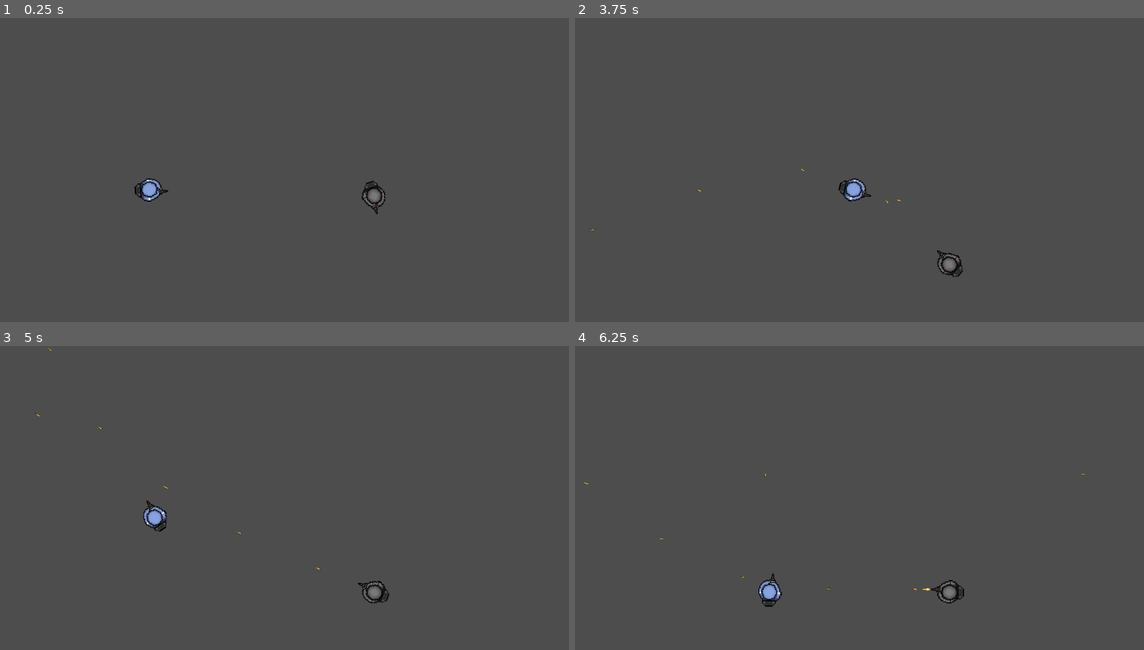
Above: before the commit, frames 1-4 (two rows, left to right).
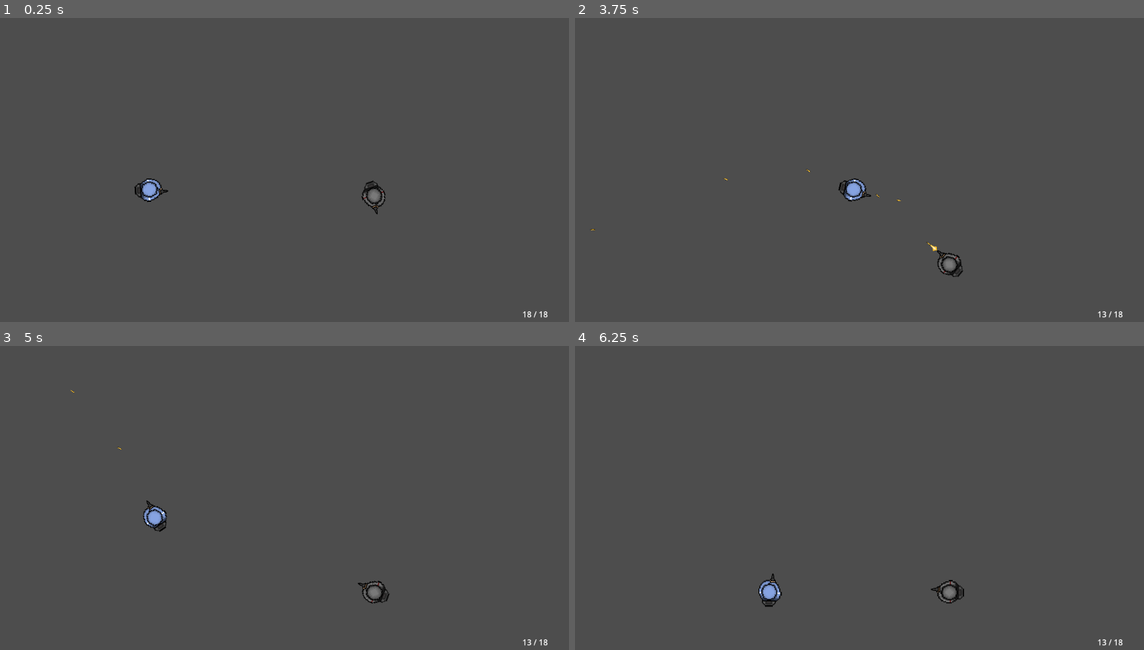
Above: after the commit, the same moments.

Repository: babeszino/Counterfeit
Game: Godot game, scene res://scenes and scripts/main.tscn
Two runs of this game, one before a commit and one after it. Both use one fixed random seed, a clock stepped at 60 frames per second and the inputs below.
Inputs (mouse positions are in pixels of both pictures, inside the frame that each line leads up to):
- Up to frame 1 (0.25 s): no input
- Up to frame 2 (3.75 s): move the mouse to (984, 163) at 0.52 s; hold D (right) 0.53-1.28 s; click (984, 163) at 0.6 s; move the mouse to (745, 194) at 1.27 s; hold S (down) 1.28-2.03 s; click (745, 194) at 1.35 s; move the mouse to (916, 109) at 2.02 s; hold D (right) 2.03-2.78 s; click (916, 109) at 2.1 s; move the mouse to (831, 242) at 2.77 s; hold W (up) 2.78-3.53 s; click (831, 242) at 2.85 s; move the mouse to (1035, 227) at 3.52 s; hold A (left) from 3.53 s (still down); click (1035, 227) at 3.6 s
- Up to frame 3 (5 s): keep holding A (left); tap R (reload, bound only after the commit) at 4.15 s; move the mouse to (113, 458) at 4.27 s; click (113, 458) at 4.35 s
- Up to frame 4 (6.25 s): move the mouse to (887, 507) at 5.02 s; release A (left) at 5.03 s; hold S (down) 5.03-5.78 s; click (887, 507) at 5.1 s; move the mouse to (774, 425) at 5.77 s; hold D (right) from 5.78 s (still down); click (774, 425) at 5.85 s

The runs differ from the first frame. In frame 1, less than 0.1% of the frame differs, in the area x 91-97%, y 96-99%; in frame 2, less than 0.1%, in the area x 21-97%, y 49-99%; in frame 3, less than 0.1%; in frame 4, less than 0.1%.

Commit message:
v1.0
-added reloading to the Player and the Enemy
-reloading the gun takes 2.5 seconds
-the gun now has 18 bullets
-added some UI to display the Player's current ammo / max ammo
-lowered the firing cooldown a little

Diff:
--- a/project.godot
+++ b/project.godot
@@ -42,6 +42,11 @@
 "events": [Object(InputEventMouseButton,"resource_local_to_scene":false,"resource_name":"","device":-1,"window_id":0,"a …(256 unchanged characters)…
 ]
 }
+reload={
+"deadzone": 0.5,
+"events": [Object(InputEventKey,"resource_local_to_scene":false,"resource_name":"","device":-1,"window_id":0,"alt_pressed":false,"shift_pressed":false,"ctrl_pressed":false,"meta_pressed":false,"pressed":false,"keycode":0,"physical_keycode":82,"key_label":0,"unicode":114,"location":0,"echo":false,"script":null)
+]
+}
 
 [rendering]
 
--- a/scenes and scripts/gun.gd
+++ b/scenes and scripts/gun.gd
@@ -8,22 +8,73 @@
 @onready var attack_cooldown = $AttackCooldown
 @onready var firing_effect = $FiringEffect
 @onready var firing_animation = $FiringAnimation
+@onready var reload_timer = $ReloadTimer
+
+var max_ammo : int = 18
+var current_ammo : int = 18
+var is_reloading : bool = false
 
 
-func shoot(target_direction: Vector2 = Vector2.ZERO):
-	if attack_cooldown.is_stopped():
-		var bullet_instance = Bullet.instantiate()
-		get_tree().current_scene.add_child(bullet_instance)
+func _ready() -> void:
+	current_ammo = max_ammo
 
-		bullet_instance.global_position = end_of_gun.global_position
 
-		if target_direction == Vector2.ZERO:
-			target_direction = (get_global_mouse_position() - bullet_instance.global_position).normalized()
+func _process(_delta: float) -> void:
+	if current_ammo <= 0 and !is_reloading:
+		reload()
 
-		bullet_instance.set_direction(target_direction)
+	if Input.is_action_just_pressed("reload") and !is_reloading and current_ammo < max_ammo:
+		reload()
 
-		# attack cooldown timer restart
-		attack_cooldown.start()
 
-		# firing animnation - play
-		firing_animation.play("FiringAnimation")
+func shoot(target_direction: Vector2 = Vector2.ZERO) -> bool:
+	if current_ammo <= 0:
+		reload()
+		return false
+
+	if is_reloading:
+		return false
+
+	if !attack_cooldown.is_stopped():
+		return false
+
+	var bullet_instance = Bullet.instantiate()
+	get_tree().current_scene.add_child(bullet_instance)
+
+	bullet_instance.global_position = end_of_gun.global_position
+
+	if target_direction == Vector2.ZERO:
+		target_direction = (get_global_mouse_position() - bullet_instance.global_position).normalized()
+
+	bullet_instance.set_direction(target_direction)
+
+	current_ammo -= 1
+
+	attack_cooldown.start()
+	firing_animation.play("FiringAnimation")
+
+	if current_ammo <= 0:
+		reload()
+
+	return true
+
+
+func reload() -> void:
+	if !is_reloading and current_ammo < max_ammo:
+		is_reloading = true
+		print("Reloading...")
+		reload_timer.start()
+
+
+func can_shoot() -> bool:
+	return attack_cooldown.is_stopped() and current_ammo > 0 and !is_reloading
+
+
+func _on_reload_timer_timeout() -> void:
+	current_ammo = max_ammo
+	is_reloading = false
+	print("Reload complete. Ammo: ", current_ammo)
+
+
+func get_ammo_display() -> String:
+	return str(current_ammo) + " / " + str(max_ammo)
--- a/scenes and scripts/gun.tscn
+++ b/scenes and scripts/gun.tscn
@@ -79,7 +79,7 @@
 position = Vector2(19.0001, 8.7738e-05)
 
 [node name="AttackCooldown" type="Timer" parent="."]
-wait_time = 0.25
+wait_time = 0.2
 one_shot = true
 
 [node name="FiringEffect" type="Sprite2D" parent="."]
@@ -92,3 +92,9 @@
 libraries = {
 "": SubResource("AnimationLibrary_tes11")
 }
+
+[node name="ReloadTimer" type="Timer" parent="."]
+wait_time = 2.5
+one_shot = true
+
+[connection signal="timeout" from="ReloadTimer" to="." method="_on_reload_timer_timeout"]
--- a/scenes and scripts/player.gd
+++ b/scenes and scripts/player.gd
@@ -6,6 +6,7 @@
 
 @onready var health_point = $HP
 @onready var gun = $Gun
+@onready var ammo_display = $CanvasLayer/AmmoDisplay
 
 
 func _ready() -> void:
@@ -34,9 +35,12 @@
 	# look where the cursor is at
 	look_at(get_global_mouse_position())
 
+	if ammo_display:
+		ammo_display.text = gun.get_ammo_display()
+
 
 func _unhandled_input(event: InputEvent) -> void:
-	if event.is_action_released("fire"):
+	if event.is_action_released("fire") and gun.can_shoot():
 		gun.shoot()
 
 
--- a/scenes and scripts/player.tscn
+++ b/scenes and scripts/player.tscn
@@ -26,3 +26,14 @@
 scale = Vector2(0.9, 0.9)
 
 [node name="HP" parent="." instance=ExtResource("4_w2lfu")]
+
+[node name="CanvasLayer" type="CanvasLayer" parent="."]
+
+[node name="AmmoDisplay" type="Label" parent="CanvasLayer"]
+offset_left = 1051.0
+offset_top = 586.0
+offset_right = 1091.0
+offset_bottom = 609.0
+theme_override_font_sizes/font_size = 0
+horizontal_alignment = 1
+vertical_alignment = 1
Not shown, changed: to_do_list_in_order.txt
